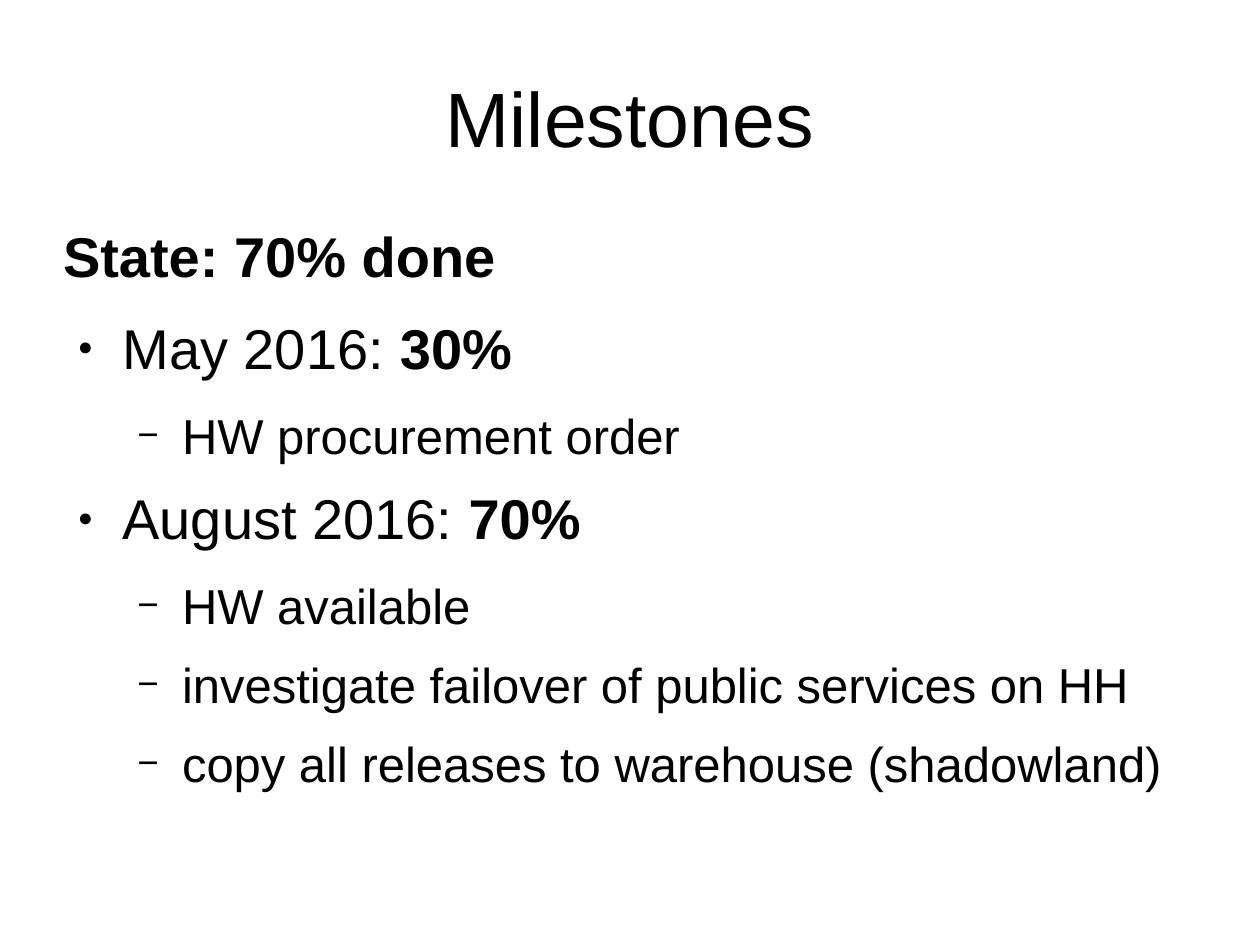
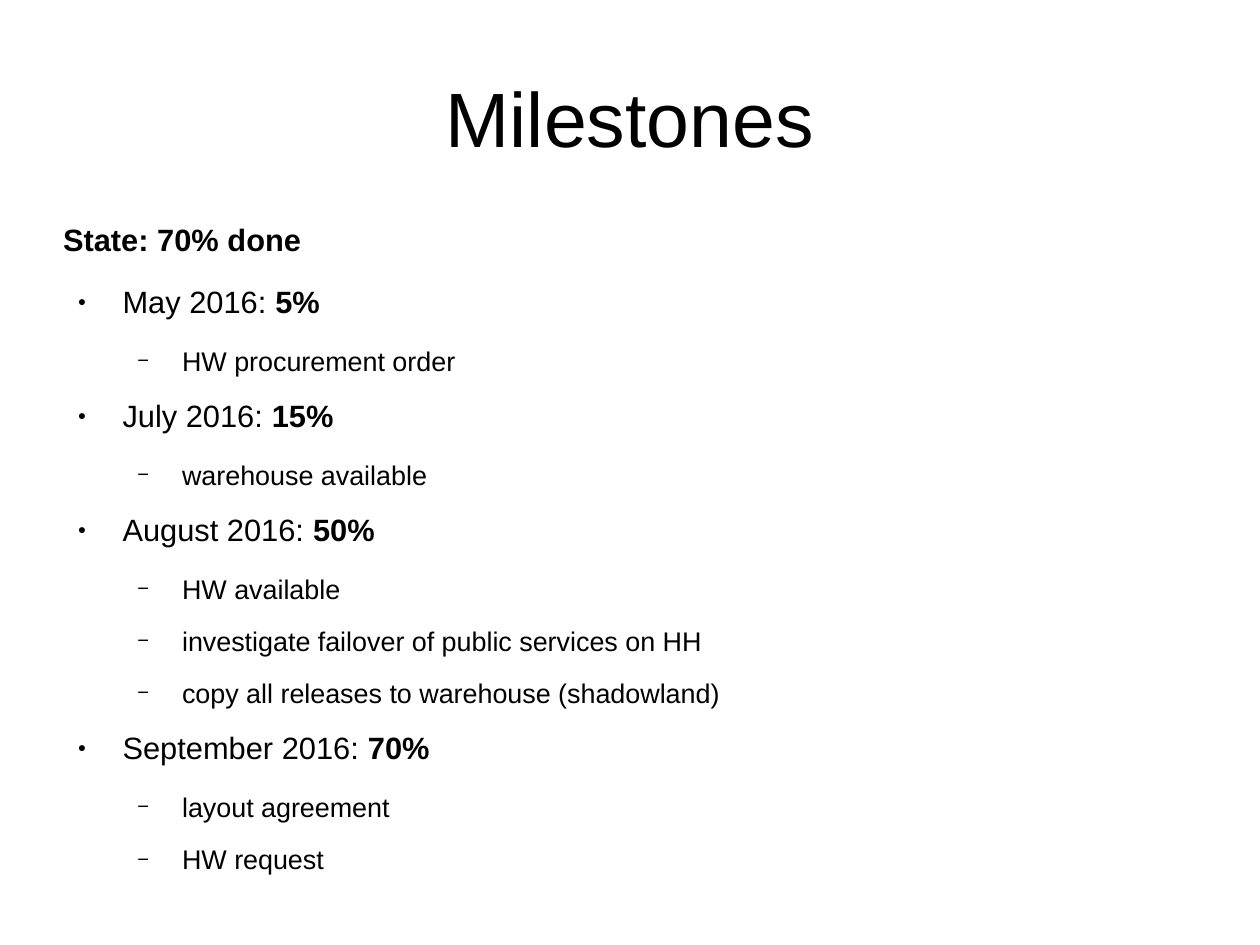
Before and after one commit to avullo/ensembl-migration-pm, a slide deck: slide 25 of data-review-10-16/talk.odp. Drawn at 1260x945 pixels with LibreOffice and Linux fonts; fonts in the diff are those of the drawing; background and template pictures are left out. Boxes give left, top, right and bottom in pixels: in the first picture for what was removed or moved away, otherwise in the second. Text is boxed around its words. In the diff, an @@ line names an element or a change of style, - is before the commit and + after.

Commit message:
More up to date state completion estimates.

```diff
--- a/data-review-10-16/talk.odp
+++ b/data-review-10-16/talk.odp
@@ text at (63, 228, 719, 708): size 32 to 17.6 pt in "State: 70% done"; size 28 to 15.4 pt in "HW procurement order", "HW available", "investigate failover of public services on HH", "copy all releases to warehouse (shadowland)" @@
@@ text at (123, 291, 320, 319): text changed; size 32 to 17.6 pt @@
-● May 2016: 30%
+● May 2016: 5%
@@ text at (123, 465, 427, 547): text changed; size 32 to 17.6 pt @@
-● August 2016: 70%
+● July 2016: 15%
+  − warehouse available
+● August 2016: 50%
@@ text at (123, 736, 430, 875): paragraphs added @@
+● September 2016: 70%
+  − layout agreement
+  − HW request
```
Also in this commit, not shown: 3 other slides changed, 4 other files.
